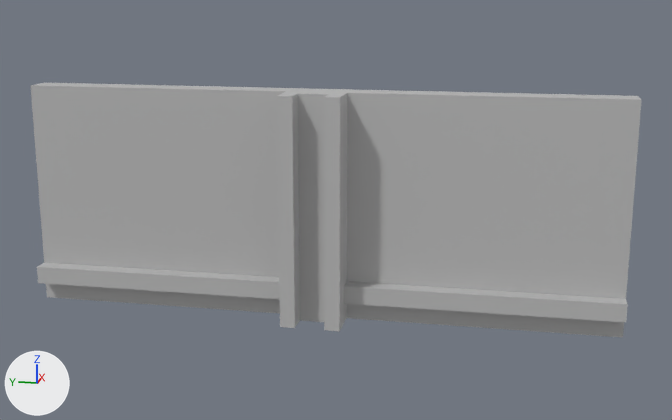
The FBX model AdamURP/Assets/01 Mesh/enviro/mur4.fbx as it was, and as the next commit left it.
Camera for both pictures: a camera (50 mm lens) standing at (-13.46, -7.58, 5.09) and looking at (-0.01, -4.89, 1.72). Lighting does not change. The marker at lower left points along +X, +Y and +Z. Where no turn or scale is listed for an object, it has been applied to the vertices.

The first picture shows 'mur3'.
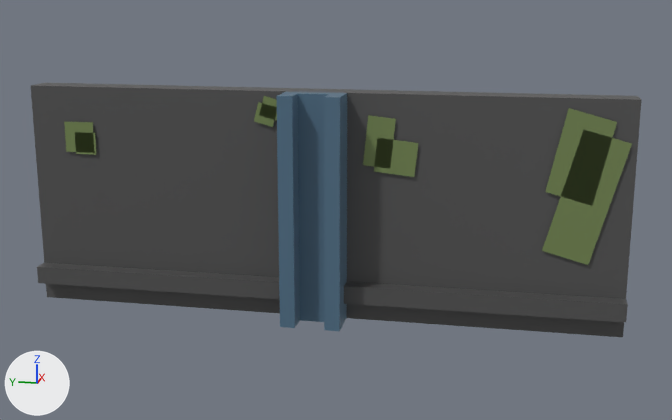
Pixel boxes (x1, y1, x2, y2) of what changed, in the pictures (672 x 420 px):
part 1 of me_mesh, added (green)
    after: (542, 108, 632, 265)
part 2 of me_mesh, added (green)
    after: (254, 96, 277, 127)
part 3 of me_mesh, added (green)
    after: (363, 115, 418, 177)
part 4 of me_mesh, added (green)
    after: (64, 122, 96, 155)
part 5 of me_mesh, recoloured
    both: (31, 83, 641, 337)
part 6 of me_mesh, recoloured (grey to blue)
    both: (276, 91, 347, 331)

The edits, one by one:
Material 'bleu_canard' (mat_bleu_canard) is new.
Its base color is (0.0793, 0.159, 0.238) (blue #506f86).
Material 'paper1' (mat_paper1) is new.
Its base color is (0.168, 0.233, 0.0792) (green #728550).
Material 'gris' (mat_gris) is new.
Its base color is (0.081, 0.081, 0.081) (dark grey #505050).
me_mesh is used by ob_mur3; location (0.0, 0.0, 0.0).
Verts and faces of me_mesh; kept vertices keep their numbers, new ones are numbered from 58.
me_mesh had 58 vertices, 48 faces and spanned x -0.57..0.45, y -9.19..0.0, z 0.0..3.5.
me_mesh now has 90 vertices, 56 faces and spans x -0.57..0.45, y -9.19..0.0, z 0.0..3.5.
Part 1, on me_mesh:
New vertex 58 is at (-0.04, -8.62, 1.09), pixel (588, 265).
New vertex 59 is at (-0.04, -9.11, 2.89), pixel (632, 143).
New vertex 60 is at (-0.04, -7.96, 1.27), pixel (541, 250).
New vertex 61 is at (-0.04, -8.44, 3.07), pixel (583, 129).
New vertex 62 is at (-0.04, -8.63, 1.97), pixel (592, 205).
New vertex 63 is at (-0.04, -8.88, 3.18), pixel (617, 122).
New vertex 64 is at (-0.04, -7.96, 2.15), pixel (545, 191).
New vertex 65 is at (-0.04, -8.22, 3.36), pixel (568, 107).
New faces: (58, 59, 61, 60), (62, 63, 65, 64) (mat_paper1 (green #728550)).
Part 2, on me_mesh:
New vertex 66 is at (-0.04, -4.01, 3.06).
New vertex 67 is at (-0.04, -4.09, 3.35).
New vertex 68 is at (-0.04, -3.72, 3.14), pixel (259, 115).
New vertex 69 is at (-0.04, -3.8, 3.43), pixel (263, 95).
New vertex 70 is at (-0.04, -3.93, 2.96), pixel (272, 127).
New vertex 71 is at (-0.04, -4.01, 3.26), pixel (277, 107).
New vertex 72 is at (-0.04, -3.63, 3.04), pixel (253, 121).
New vertex 73 is at (-0.04, -3.71, 3.34), pixel (258, 101).
New faces: (66, 67, 69, 68), (70, 71, 73, 72) (mat_paper1 (green #728550)).
Part 3, on me_mesh:
New vertex 74 is at (-0.04, -6.07, 2.29), pixel (414, 177).
New vertex 75 is at (-0.04, -6.12, 2.8), pixel (418, 143).
New vertex 76 is at (-0.04, -5.47, 2.35), pixel (373, 171).
New vertex 77 is at (-0.04, -5.52, 2.86), pixel (377, 137).
New vertex 78 is at (-0.04, -5.71, 2.4), pixel (390, 168).
New vertex 79 is at (-0.04, -5.78, 3.14), pixel (395, 118).
New vertex 80 is at (-0.04, -5.3, 2.44), pixel (362, 165).
New vertex 81 is at (-0.04, -5.38, 3.18), pixel (368, 115).
New faces: (74, 75, 77, 76), (78, 79, 81, 80) (mat_paper1 (green #728550)).
Part 4, on me_mesh:
New vertex 82 is at (-0.04, -1.03, 2.47), pixel (94, 152).
New vertex 83 is at (-0.04, -1.03, 2.95), pixel (92, 122).
New vertex 84 is at (-0.04, -0.55, 2.47), pixel (66, 151).
New vertex 85 is at (-0.04, -0.55, 2.95), pixel (64, 121).
New vertex 86 is at (-0.04, -1.06, 2.44), pixel (96, 154).
New vertex 87 is at (-0.04, -1.06, 2.79), pixel (95, 132).
New vertex 88 is at (-0.04, -0.72, 2.44), pixel (76, 153).
New vertex 89 is at (-0.04, -0.72, 2.79), pixel (74, 132).
New faces: (82, 83, 85, 84), (86, 87, 89, 88) (mat_paper1 (green #728550)).
me_mesh part 5: 13 faces spanning x -0.24..0.45, y -9.19..0.0, z 0.0..3.5 switch from mat_lambert1 (grey #bcbcbc) to mat_gris (dark grey #505050).
me_mesh part 6: 35 faces spanning x -0.57..0.0, y -5.05..-4.14, z 0.0..3.5 switch from mat_lambert1 (grey #bcbcbc) to mat_bleu_canard (blue #506f86).
me_mesh now uses material mat_paper1 (green #728550).
